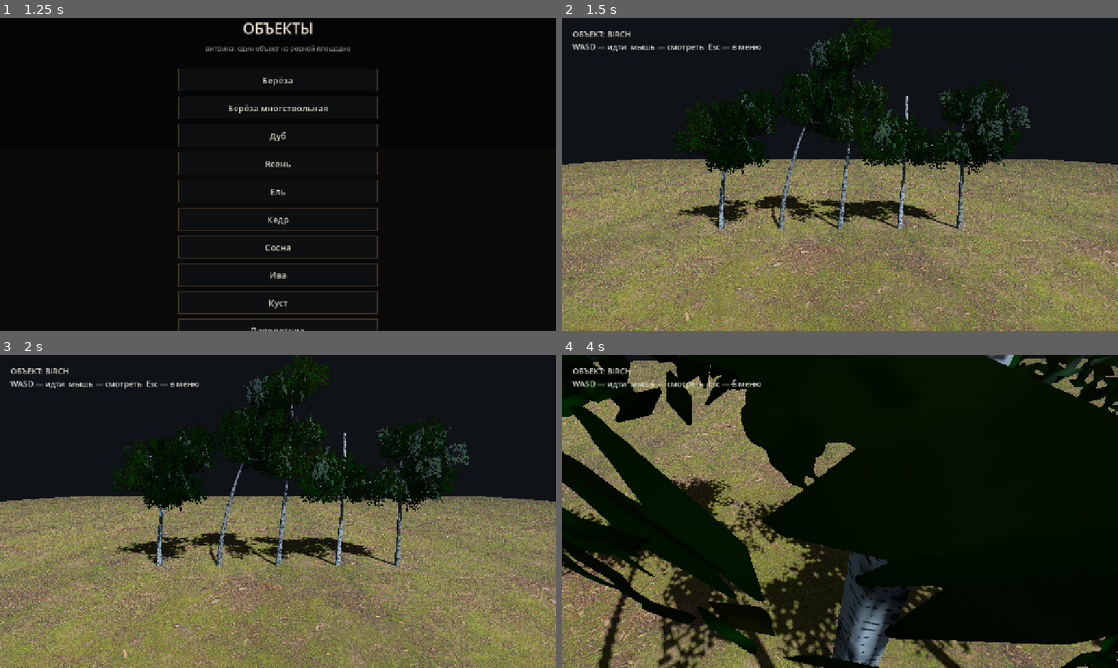
Above: before the commit, frames 1-4 (two rows, left to right).
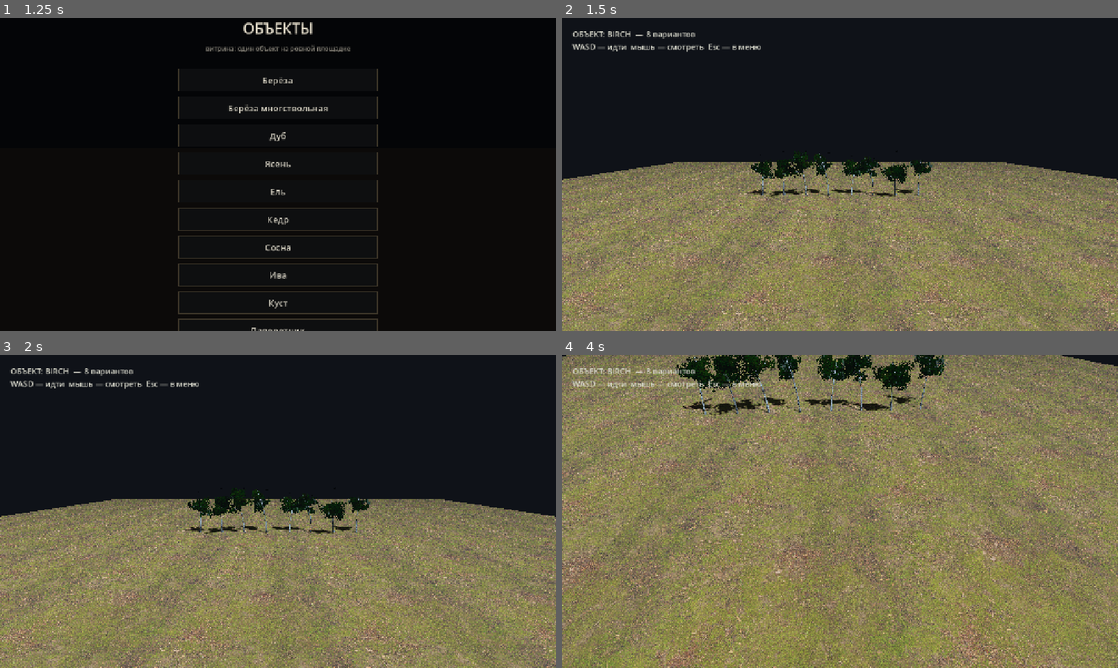
Above: after the commit, the same moments.

Repository: Dronec00/tropa
Game: Godot game, scene res://scenes/menu.tscn
Same seed, same stepped clock (60 frames per second), same inputs: the game is played once before the commit and once after it.
Inputs (mouse positions are in pixels of both pictures, inside the frame that each line leads up to):
- Up to frame 1 (1.25 s): click "Объекты" at 0.5 s
- Up to frame 2 (1.5 s): click "Берёза" at 1.25 s
- Up to frame 3 (2 s): no input
- Up to frame 4 (4 s): tap Enter at 2 s; move the mouse to (867, 511) at 2.02 s; hold W from 2.03 s (still down); tap 1 at 2.1 s; click (867, 511) at 2.17 s; tap Space at 2.27, 3.02 s; move the mouse to (812, 511) at 2.77 s; tap 2 at 2.85 s; move the mouse to (851, 505) at 3.52 s; tap 3 at 3.6 s

Frame 1 is identical in both runs. In frame 2, 34% of the frame differs, in the area x 0-100%, y 0-100%; in frame 3, 34%; in frame 4, 89%.

Commit message:
Библиотека объектов и витрина вариантов
- libraries/object_library.gd: варианты вида считаются от общего шума-аттрактора
- у каждого варианта свой seed, масштаб, наклон, оттенок
- камни генерируются искажённой шумом сферой — силуэты разные
- лаба объекта показывает 8 вариантов в ряд с подписями #0..#7

Diff:
--- /dev/null
+++ b/libraries/object_library.gd
@@ -0,0 +1,104 @@
+class_name ObjectLibrary
+extends RefCounted
+
+## Библиотека вариантов объектов.
+## Все варианты вида считаются от одного «аттрактора» — общего шума по имени вида,
+## поэтому предметы отличаются друг от друга, но остаются в одном стиле.
+
+const TreeLibScript := preload("res://scripts/tree_lib.gd")
+
+const SPACING := {
+	"birch": 4.6, "birch_multi": 4.6, "oak": 5.6, "ash": 4.8,
+	"spruce": 4.6, "cedar": 5.2, "pine": 4.6, "willow": 5.0,
+	"bush": 2.2, "fern": 1.8, "reed": 1.6,
+	"rock": 2.6, "puddle": 5.0, "hut": 12.0, "grass": 6.0,
+}
+
+static func variants(kind: String, count: int = 8) -> Array:
+	var noise := FastNoiseLite.new()
+	noise.seed = abs(hash(kind)) % 100000
+	noise.frequency = 0.35
+	noise.fractal_octaves = 3
+
+	var out: Array = []
+	for i in count:
+		var a: float = noise.get_noise_1d(float(i) * 13.7)
+		var b: float = noise.get_noise_1d(float(i) * 13.7 + 311.0)
+		var c: float = noise.get_noise_1d(float(i) * 13.7 + 733.0)
+		var ta := clampf(a * 0.5 + 0.5, 0.0, 1.0)
+		var tb := clampf(b * 0.5 + 0.5, 0.0, 1.0)
+		var tc := clampf(c * 0.5 + 0.5, 0.0, 1.0)
+
+		var entry := {
+			"index": i,
+			"name": kind + "_" + str(i),
+			"seed": 7000 + i * 131,
+			"scale": lerpf(0.72, 1.38, ta),
+			"lean": lerpf(-0.10, 0.10, tb),
+			"tint": tc,
+			"radius": lerpf(0.45, 1.25, ta),
+			"squash": lerpf(0.55, 0.95, tb),
+			"yaw": tb * TAU,
+			"rough": lerpf(0.12, 0.35, tc),
+		}
+		out.append(entry)
+	return out
+
+static func spacing(kind: String) -> float:
+	return float(SPACING.get(kind, 4.0))
+
+## Камень: сфера, искажённая шумом. У каждого варианта свой силуэт.
+static func make_stone(entry: Dictionary) -> ArrayMesh:
+	var rng := RandomNumberGenerator.new()
+	rng.seed = int(entry["seed"])
+	var noise := FastNoiseLite.new()
+	noise.seed = int(entry["seed"])
+	noise.frequency = 1.1
+	noise.fractal_octaves = 3
+
+	var rings := 10
+	var segs := 14
+	var radius: float = entry["radius"]
+	var squash: float = entry["squash"]
+	var verts := PackedVector3Array()
+	var normals := PackedVector3Array()
+	var uvs := PackedVector2Array()
+	var indices := PackedInt32Array()
+
+	for r in rings + 1:
+		var v := float(r) / float(rings)
+		var phi := v * PI
+		for s in segs:
+			var u := float(s) / float(segs)
+			var theta := u * TAU
+			var dir := Vector3(sin(phi) * cos(theta), cos(phi), sin(phi) * sin(theta))
+			var n: float = noise.get_noise_3dv(dir * 1.6)
+			var rr := radius * (1.0 + n * 0.32)
+			var p := dir * rr
+			p.y *= squash
+			verts.append(p)
+			normals.append(dir)
+			uvs.append(Vector2(u, v))
+
+	for r in rings:
+		for s in segs:
+			var a := r * segs + s
+			var b := r * segs + (s + 1) % segs
+			var c := (r + 1) * segs + s
+			var d := (r + 1) * segs + (s + 1) % segs
+			indices.append(a)
+			indices.append(c)
+			indices.append(b)
+			indices.append(b)
+			indices.append(c)
+			indices.append(d)
+
+	var arrays := []
+	arrays.resize(Mesh.ARRAY_MAX)
+	arrays[Mesh.ARRAY_VERTEX] = verts
+	arrays[Mesh.ARRAY_NORMAL] = normals
+	arrays[Mesh.ARRAY_TEX_UV] = uvs
+	arrays[Mesh.ARRAY_INDEX] = indices
+	var mesh := ArrayMesh.new()
+	mesh.add_surface_from_arrays(Mesh.PRIMITIVE_TRIANGLES, arrays)
+	return mesh
--- a/scripts/lab_object.gd
+++ b/scripts/lab_object.gd
@@ -1,20 +1,15 @@
 extends Node3D
 
-## Витрина одного объекта: дерево, куст, папоротник, камыш, валун, лужа, изба.
-## Открывается из меню, чтобы не грузить весь мир ради одного ассета.
+## Витрина объекта: 8 вариантов в ряд, чтобы видеть разброс и общий стиль.
 
 const TreeLibScript := preload("res://scripts/tree_lib.gd")
 const HutScript := preload("res://scripts/hut.gd")
+const LibScript := preload("res://libraries/object_library.gd")
 
 var _cam: Camera3D
 var _yaw := 0.0
-var _pitch := -0.12
-
-class FlatGround:
-	func height_at(_x: float, _z: float) -> float:
-		return 0.0
-	func slope_at(_x: float, _z: float) -> float:
-		return 0.0
+var _pitch := -0.145
+var _span := 24.0
 
 func _ready() -> void:
 	_build_environment()
@@ -24,17 +19,25 @@
 	_build_ui()
 	Input.mouse_mode = Input.MOUSE_MODE_CAPTURED
 
+func _kind() -> String:
+	var k := LabState.object_name
+	if OS.get_environment("OBJECT_KIND") != "":
+		k = OS.get_environment("OBJECT_KIND")
+	if k == "":
+		k = "birch"
+	return k
+
 func _build_environment() -> void:
 	var env := Environment.new()
 	env.background_mode = Environment.BG_SKY
 	env.ambient_light_source = Environment.AMBIENT_SOURCE_COLOR
 	env.ambient_light_color = Color(0.30, 0.36, 0.44)
-	env.ambient_light_energy = 0.9
+	env.ambient_light_energy = 1.0
 	env.tonemap_mode = Environment.TONE_MAPPER_FILMIC
-	env.tonemap_exposure = 1.0
+	env.tonemap_exposure = 1.05
 	env.fog_enabled = true
 	env.fog_light_color = Color(0.05, 0.06, 0.08)
-	env.fog_density = 0.012
+	env.fog_density = 0.008
 
 	var sky_mat := ShaderMaterial.new()
 	sky_mat.shader = load("res://shaders/sky.gdshader")
@@ -47,21 +50,21 @@
 	add_child(we)
 
 	var moon := DirectionalLight3D.new()
-	moon.light_color = Color(0.72, 0.80, 0.95)
-	moon.light_energy = 2.2
-	moon.rotation = Vector3(deg_to_rad(-45.0), deg_to_rad(35.0), 0.0)
+	moon.light_color = Color(0.74, 0.82, 0.96)
+	moon.light_energy = 2.4
+	moon.rotation = Vector3(deg_to_rad(-48.0), deg_to_rad(32.0), 0.0)
 	moon.shadow_enabled = true
 	add_child(moon)
 
 func _build_ground() -> void:
 	var plane := PlaneMesh.new()
-	plane.size = Vector2(120.0, 120.0)
+	plane.size = Vector2(160.0, 160.0)
 	var mat := StandardMaterial3D.new()
-	mat.albedo_color = Color(0.62, 0.52, 0.38)
+	mat.albedo_color = Color(0.60, 0.50, 0.37)
 	mat.roughness = 1.0
 	if ResourceLoader.exists("res://assets/textures/photo/ground_color.jpg"):
 		mat.albedo_texture = load("res://assets/textures/photo/ground_color.jpg")
-		mat.uv1_scale = Vector3(10.0, 10.0, 1.0)
+		mat.uv1_scale = Vector3(12.0, 12.0, 1.0)
 	var ground := MeshInstance3D.new()
 	ground.mesh = plane
 	ground.material_override = mat
@@ -81,60 +84,99 @@
 		mat.set_shader_parameter("use_normal", 1.0)
 	return mat
 
+func _stone_material() -> StandardMaterial3D:
+	var stone := StandardMaterial3D.new()
+	stone.albedo_color = Color(0.42, 0.45, 0.38)
+	stone.roughness = 0.85
+	if ResourceLoader.exists("res://assets/textures/photo/moss_color.jpg"):
+		stone.albedo_texture = load("res://assets/textures/photo/moss_color.jpg")
+		stone.normal_enabled = true
+		stone.normal_texture = load("res://assets/textures/photo/moss_normal.jpg")
+		stone.uv1_scale = Vector3(1.6, 1.6, 1.0)
+	return stone
+
+func _puddle_material(rough: float) -> ShaderMaterial:
+	var mat := ShaderMaterial.new()
+	mat.shader = load("res://shaders/puddle.gdshader")
+	var noise := FastNoiseLite.new()
+	noise.seed = 77
+	noise.frequency = 0.04
+	var tex := NoiseTexture2D.new()
+	tex.noise = noise
+	tex.seamless = true
+	tex.width = 256
+	tex.height = 256
+	tex.as_normal_map = true
+	tex.bump_strength = 6.0
+	mat.set_shader_parameter("ripple", tex)
+	mat.set_shader_parameter("ripple_scale", 7.0)
+	mat.set_shader_parameter("edge_softness", 0.34)
+	return mat
+
 func _spawn_objects() -> void:
-	var kind := LabState.object_name
-	if OS.get_environment("OBJECT_KIND") != "":
-		kind = OS.get_environment("OBJECT_KIND")
-	if kind == "":
-		kind = "birch"
-
-	if kind == "rock":
-		var stone := StandardMaterial3D.new()
-		stone.albedo_color = Color(0.42, 0.46, 0.38)
-		stone.roughness = 0.9
-		if ResourceLoader.exists("res://assets/textures/photo/moss_color.jpg"):
-			stone.albedo_texture = load("res://assets/textures/photo/moss_color.jpg")
-			stone.normal_enabled = true
-			stone.normal_texture = load("res://assets/textures/photo/moss_normal.jpg")
-			stone.uv1_scale = Vector3(2.0, 2.0, 1.0)
-		for i in 4:
-			var sphere := SphereMesh.new()
-			sphere.radius = 0.8
-			sphere.height = 1.1
-			sphere.radial_segments = 14
-			sphere.rings = 8
-			var node := MeshInstance3D.new()
-			node.mesh = sphere
-			node.material_override = stone
-			node.position = Vector3(-2.4 + i * 1.6, 0.35, 0.0)
-			node.scale = Vector3(1.2, 0.8, 1.0)
-			add_child(node)
-		return
-
-	if kind == "puddle":
-		var puddle := MeshInstance3D.new()
-		puddle.mesh = _patch(0.0, 0.0, 3.0)
-		var mat := ShaderMaterial.new()
-		mat.shader = load("res://shaders/puddle.gdshader")
-		mat.set_shader_parameter("ripple", _ripple_texture())
-		puddle.material_override = mat
-		add_child(puddle)
-		return
+	var kind := _kind()
+	var count := 8
+	var entries: Array = LibScript.variants(kind, count)
+	var spacing: float = LibScript.spacing(kind)
+	_span = maxf(10.0, spacing * float(count) + 4.0)
 
 	if kind == "hut":
 		HutScript.build(self, Vector3(0.0, 0.0, 0.0), 0.0)
 		return
 
+	if kind == "rock":
+		var stone := _stone_material()
+		for e in entries:
+			var node := MeshInstance3D.new()
+			node.mesh = LibScript.make_stone(e)
+			node.material_override = stone
+			var x := (float(e["index"]) - float(count - 1) * 0.5) * spacing
+			node.position = Vector3(x, float(e["radius"]) * 0.75, 0.0)
+			node.rotation.y = float(e["yaw"])
+			add_child(node)
+			_label(x, 0.0, "#" + str(e["index"]))
+		return
+
+	if kind == "puddle":
+		for e in entries:
+			var node := MeshInstance3D.new()
+			node.mesh = _patch(0.0, 0.0, float(e["radius"]) * 2.2)
+			node.material_override = _puddle_material(float(e["rough"]))
+			var x := (float(e["index"]) - float(count - 1) * 0.5) * spacing
+			node.position = Vector3(x, 0.02, 0.0)
+			add_child(node)
+			_label(x, 0.0, "#" + str(e["index"]))
+		return
+
 	var dark := kind in ["cedar", "spruce", "willow", "bush", "fern", "reed"]
 	var mat := _tree_material(dark)
-	for i in 5:
-		var mesh := TreeLibScript.build(kind, 500 + i * 31, false)
+	var base_y := 0.0
+	if kind in ["fern", "reed", "bush"]:
+		base_y = 0.0
+
+	for e in entries:
+		var mesh := TreeLibScript.build(kind, int(e["seed"]), false)
 		var node := MeshInstance3D.new()
 		node.mesh = mesh
 		node.material_override = mat
-		node.position = Vector3(-6.0 + i * 3.0, 0.0, 0.0)
-		node.rotation.y = float(i) * 0.7
+		var x := (float(e["index"]) - float(count - 1) * 0.5) * spacing
+		node.position = Vector3(x, base_y, 0.0)
+		node.rotation.y = float(e["yaw"])
+		node.rotation.z = float(e["lean"])
+		node.scale = Vector3.ONE * float(e["scale"])
 		add_child(node)
+		_label(x, TreeLibScript.height_of(kind) * float(e["scale"]) + 0.6, "#" + str(e["index"]))
+
+func _label(x: float, y: float, text: String) -> void:
+	var label := Label3D.new()
+	label.text = text
+	label.font_size = 48
+	label.pixel_size = 0.006
+	label.billboard = BaseMaterial3D.BILLBOARD_ENABLED
+	label.no_depth_test = true
+	label.modulate = Color(0.85, 0.9, 0.8)
+	label.position = Vector3(x, maxf(y, 0.8), 0.0)
+	add_child(label)
 
 func _patch(cx: float, cz: float, radius: float) -> ArrayMesh:
 	var verts := PackedVector3Array()
@@ -164,41 +206,20 @@
 	mesh.add_surface_from_arrays(Mesh.PRIMITIVE_TRIANGLES, arrays)
 	return mesh
 
-func _ripple_texture() -> NoiseTexture2D:
-	var noise := FastNoiseLite.new()
-	noise.seed = 77
-	noise.frequency = 0.04
-	noise.fractal_octaves = 3
-	var tex := NoiseTexture2D.new()
-	tex.noise = noise
-	tex.seamless = true
-	tex.width = 256
-	tex.height = 256
-	tex.as_normal_map = true
-	tex.bump_strength = 6.0
-	return tex
-
-func _kind() -> String:
-	var k := LabState.object_name
-	if OS.get_environment("OBJECT_KIND") != "":
-		k = OS.get_environment("OBJECT_KIND")
-	if k == "":
-		k = "birch"
-	return k
-
 func _build_camera() -> void:
 	_cam = Camera3D.new()
-	_cam.fov = 65.0
-	var span: float = 12.0
-	_cam.position = Vector3(0.0, 4.2, span)
+	_cam.fov = 60.0
+	_cam.position = Vector3(0.0, 12.0, _span * 1.35)
 	add_child(_cam)
-	_cam.look_at(Vector3(0.0, 2.0, 0.0))
+	_cam.look_at(Vector3(0.0, 4.5, 0.0))
+	_pitch = _cam.rotation.x
+	_yaw = _cam.rotation.y
 
 func _build_ui() -> void:
 	var layer := CanvasLayer.new()
 	add_child(layer)
 	var label := Label.new()
-	label.text = "ОБЪЕКТ: " + _kind().to_upper() + "\nWASD — идти  мышь — смотреть  Esc — в меню"
+	label.text = "ОБЪЕКТ: " + _kind().to_upper() + "  —  8 вариантов\nWASD — идти  мышь — смотреть  Esc — в меню"
 	label.position = Vector2(24, 24)
 	label.add_theme_font_size_override("font_size", 18)
 	label.add_theme_color_override("font_color", Color(0.85, 0.85, 0.8))
@@ -230,5 +251,5 @@
 	if Input.is_key_pressed(KEY_SHIFT):
 		dir -= Vector3.UP
 	if dir.length_squared() > 0.0:
-		_cam.position += dir.normalized() * 6.0 * delta
-	_cam.position.y = clampf(_cam.position.y, 0.4, 25.0)
+		_cam.position += dir.normalized() * 7.0 * delta
+	_cam.position.y = clampf(_cam.position.y, 0.4, 40.0)
Binary file added: docs/gallery_birch.png
Not shown, changed: TODO.md
